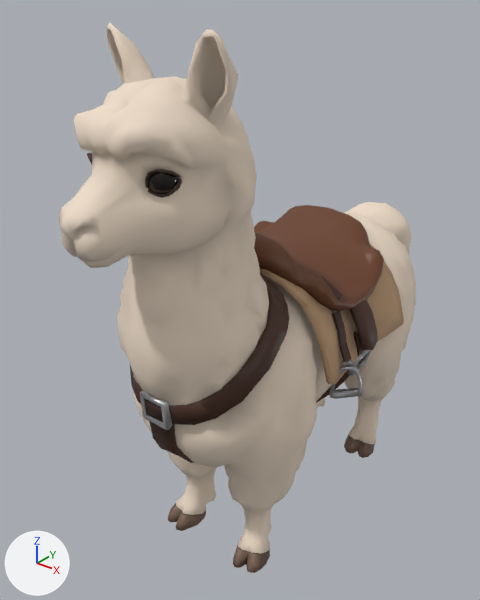
Two versions of the glTF model assets/models/animal_part/llama/HOOFBEAT_Llama_Mobile_Far.glb, one commit apart.
Before and after are seen from a 50 mm camera at (1.99, -2.87, 3.05) aimed at (-0.15, -0.2, 1.4). Arrows for +X, +Y and +Z are at lower left; the lights stay in place. The picture after the commit comes second. Vertices at exactly the same position are counted once.

Script lines for the objects in view, before the commit:
```python
mat_llama_wool = bpy.data.materials.new('Llama_Wool')
mat_llama_wool.use_nodes = True; mat_llama_wool.node_tree.nodes.clear()
_N = mat_llama_wool.node_tree.nodes; _L = mat_llama_wool.node_tree.links
n0 = _N.new('ShaderNodeBsdfPrincipled'); n0.name = 'Principled BSDF'
n0.inputs[2].default_value = 0.8  # 'Roughness'
n1 = _N.new('ShaderNodeOutputMaterial'); n1.name = 'Material Output'
n2 = _N.new('ShaderNodeMix'); n2.name = 'Mix'
n2.data_type = 'RGBA'
n2.blend_type = 'MULTIPLY'
n2.inputs[0].default_value = 1.0  # 'Factor'
n2.inputs[7].default_value = (0.88, 0.738, 0.597, 1.0)  # 'B', pale yellow #f1dfcb
n3 = _N.new('ShaderNodeVertexColor'); n3.name = 'Color Attribute'
_L.new(n0.outputs[0], n1.inputs[0])  # 'BSDF' to 'Surface'
_L.new(n2.outputs[2], n0.inputs[0])  # 'Result' to 'Base Color'
_L.new(n3.outputs[0], n2.inputs[6])  # 'Color' to 'A'
me_llamabody = bpy.data.meshes.new('LlamaBody')
me_llamabody.from_pydata(...)  # 2131 vertices, 4168 faces; spans x -0.54..0.54, y -1.43..1.35, z 0.03..2.89
me_llamabody.materials.append(mat_llama_wool)
# before: 922 (0.26, -0.61, 0.11) at pixel (250, 544), 928 (0.21, -0.61, 0.12) at pixel (244, 538), 932 (0.2, -0.66, 0.1) at pixel (238, 546), 941 (0.26, -0.63, 0.08) at pixel (248, 551), 942 (0.25, -0.64, 0.09) at pixel (246, 549)
# before: 943 (0.24, -0.66, 0.1) at pixel (243, 549), 944 (0.23, -0.66, 0.09) at pixel (241, 549)
me_llamahooves = bpy.data.meshes.new('LlamaHooves')
me_llamahooves.from_pydata(...)  # 225 vertices, 349 faces; spans x -0.36..0.36, y -0.72..0.78, z 0.0..0.11
me_llamahooves.materials.append(mat_llama_hoof)
me_saddlepad_001 = bpy.data.meshes.new('SaddlePad.001')
me_saddlepad_001.from_pydata(...)  # 202 vertices, 314 faces; spans x -0.567..0.565, y -0.359..0.502, z 1.159..1.723
me_saddlepad_001.materials.append(mat_tack_pad)
ob_llamabody = bpy.data.objects.new('LlamaBody', me_llamabody)
ob_llamabody.location = (0.0, 0.0, 0.0)
ob_llamahooves = bpy.data.objects.new('LlamaHooves', me_llamahooves)
ob_llamahooves.location = (0.0, 0.0, 0.0)
ob_saddlepad = bpy.data.objects.new('SaddlePad', me_saddlepad_001)
ob_saddlepad.location = (0.0, 0.0, 0.0)
# also in view: 'Straps' at (0.0, -0.47, 1.19); 'Saddle' at (0.0, 0.05, 1.66); 'Buckles' at (0.0, -0.46, 1.16)
```
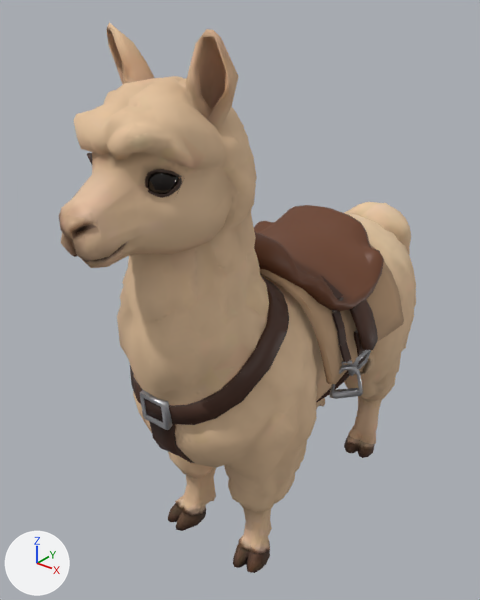
What changed in the scene script:
```text
Add img_skin:
    img_skin = load_image('skin', '_unpacked/skin', 512, 512, 'sRGB')
Change mat_llama_wool:
    where n2 = _N.new('ShaderNodeMix'); n2.name = 'Mix'
    remove n2.inputs[7].default_value = (0.88, 0.738, 0.597, 1.0)  # 'B', pale yellow #f1dfcb
    add n4 = _N.new('ShaderNodeTexImage'); n4.name = 'Image Texture'
    add n4.image = img_skin
    where n3 = _N.new('ShaderNodeVertexColor'); n3.name = 'Color Attribute'
    remove _L.new(n3.outputs[0], n2.inputs[6])  # 'Color' to 'A'
    add _L.new(n3.outputs[0], n2.inputs[7])  # 'Color' to 'B'
    add _L.new(n4.outputs[0], n2.inputs[6])  # 'Color' to 'A'
Change me_llamabody:
    used by ob_llamabody; location = (0.0, 0.0, 0.0)
    verts and faces of me_llamabody; kept vertices keep their numbers, new ones are numbered from 2131
    remove me_llamabody.from_pydata(...)  # 2131 vertices, 4168 faces; spans x -0.54..0.54, y -1.43..1.35, z 0.03..2.89
    add me_llamabody.from_pydata(...)  # 2114 vertices, 4168 faces; spans x -0.54..0.54, y -1.43..1.35, z 0.03..2.89
    me_llamabody part 1
    20 vertices are removed from x -0.3..0.46, y -0.33..1.22, z 0.1..1.61
    82 faces are deleted
    1 vertex moves from x 0.11, y 0.15, z 0.72 to x 0.14, y 0.13, z 0.72
    10 vertices are added at x 0.0..0.46, y -0.31..1.2, z 0.1..1.24
    81 new faces join them
    me_llamabody part 2
    add delete_vertices([943])  # with the faces that use them
    add faces += [(922, 928, 944), (922, 944, 941), (941, 944, 942), (928, 932, 944)]
    me_llamabody part 3
    28 vertices are removed from x -0.27..0.24, y -1.42..-0.71, z 2.05..2.75
    125 faces are deleted
    1 vertex moves within x -0.13, y -1.25, z 2.13
    22 vertices are added at x -0.26..0.23, y -1.42..-0.71, z 2.06..2.73
    128 new faces join them
    me_llamabody part 4: 650 kept faces spanning x -0.54..0.53, y -1.12..1.12, z 0.46..1.85 get new vertex colours
Change me_llamahooves:
    where me_llamahooves.from_pydata(...)  # 225 vertices, 349 faces; spans x -0.36..0.36, y -0.72..0.78, z 0.0..0.11
    remove me_llamahooves.materials.append(mat_llama_hoof)
    add me_llamahooves.materials.append(mat_llama_wool)
```

What differs and where, as boxes [x1, y1, x2, y2] in the pictures (480 x 600 px; the box of a moved part takes in the faces that stretch with it):
'LlamaBody', surface changed, reshaped
    both: [59, 22, 416, 554]
'LlamaHooves', surface changed, recoloured
    both: [168, 435, 375, 573]
part 1 of me_llamabody, moved or reshaped (mostly hidden)
    both: [315, 205, 376, 402]
part 2 of me_llamabody, moved or reshaped
    both: [238, 538, 250, 551]
part 3 of me_llamabody, moved or reshaped
    before: [60, 57, 203, 268]
    after: [61, 57, 203, 268]
part 4 of me_llamabody, recoloured
    both: [134, 217, 407, 471]
